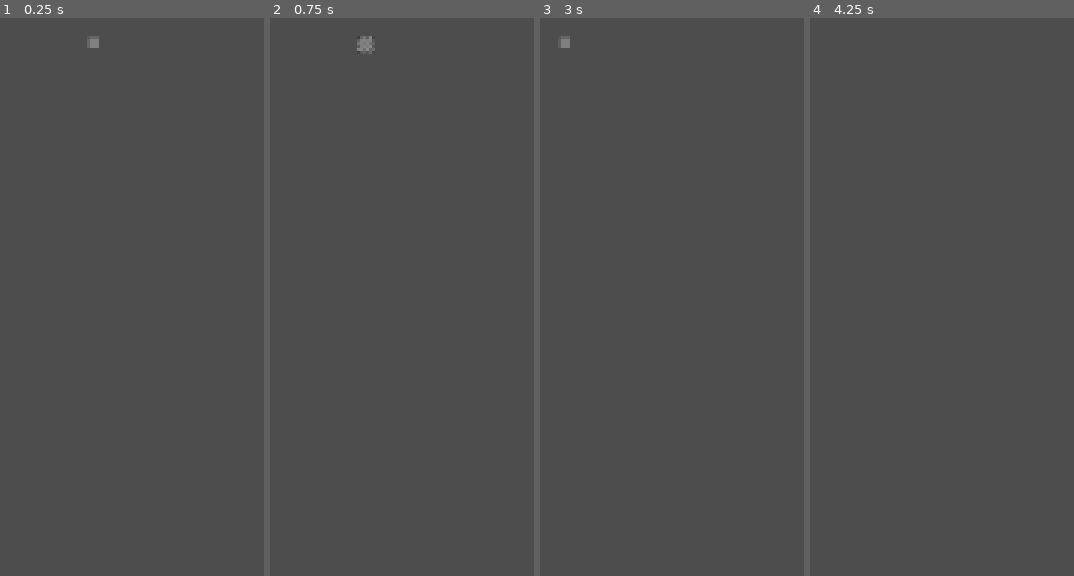
Above: before the commit, frames 1-4 (left to right).
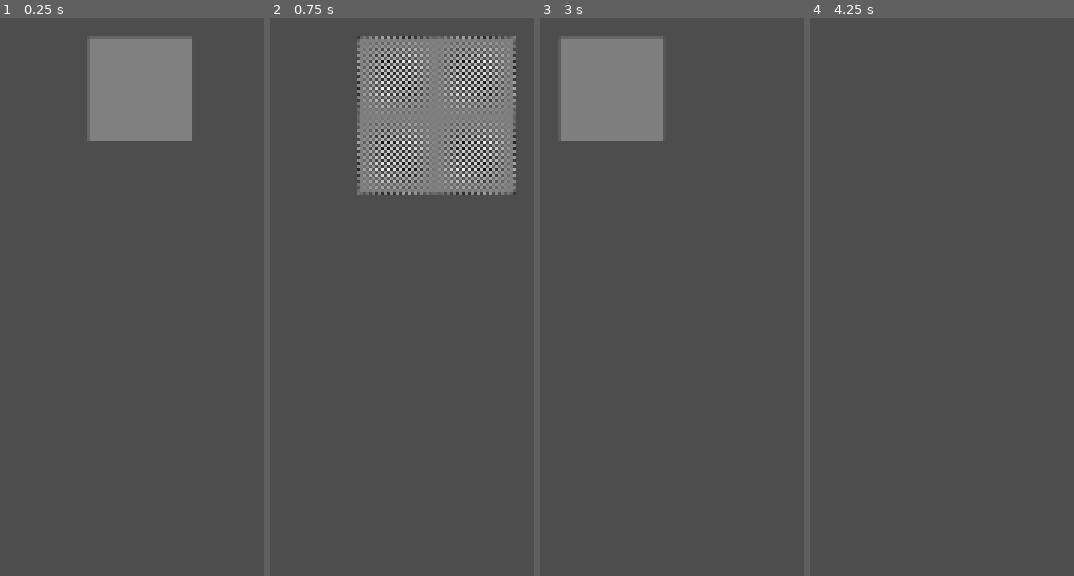
Above: after the commit, the same moments.

Repository: EricBroyles/TheCityPlannersDuelEngine
Game: Godot game, scene res://Scenes/Main.tscn
The game is run twice, just before and just after one commit, with the same random seed, the same clock (stepped at 60 frames per second) and the same inputs. The project has no main scene, so this scene is started directly.
Inputs (mouse positions are in pixels of both pictures, inside the frame that each line leads up to):
- Up to frame 1 (0.25 s): no input
- Up to frame 2 (0.75 s): tap Enter at 0.5 s; move the mouse to (outside the picture) at 0.52 s; tap Mouse wheel up (zoom camera in) at 0.6 s; click (outside the picture) at 0.67 s
- Up to frame 3 (3 s): tap Mouse wheel down (zoom camera out) at 0.8, 1.35 s; tap Space at 1.25, 2.75 s; move the mouse to (outside the picture) at 1.27 s; click (outside the picture) at 1.42 s; tap Tab (increase, bound only after the commit) at 1.55, 2.1 s; tap Enter at 2 s; move the mouse to (outside the picture) at 2.02 s; click (outside the picture) at 2.17 s; tap Mouse wheel up (zoom camera in) at 2.3 s; move the mouse to (outside the picture) at 2.77 s; tap D (move camera east) at 2.85 s; click (outside the picture) at 2.92 s
- Up to frame 4 (4.25 s): tap Mouse wheel down (zoom camera out) at 3.05 s; tap Enter at 3.5 s; move the mouse to (outside the picture) at 3.52 s; hold W (move camera north) from 3.53 s (still down); click (outside the picture) at 3.67 s; tap Tab (increase, bound only after the commit) at 3.8 s; tap Escape (clear, bound only after the commit) at 4.15 s

The runs differ from the first frame. In frame 1, 7.4% of the frame differs, in the area x 32-73%, y 3-23%; in frame 2, 13%, in the area x 32-94%, y 3-32%; in frame 3, 7.2%; in frame 4, nothing differs.

Commit message:
code setup and layout of files and basic definitions

Diff:
--- a/thecityplannersduelengine/Scenes/Main.tscn
+++ b/thecityplannersduelengine/Scenes/Main.tscn
@@ -1,14 +1,34 @@
-[gd_scene load_steps=4 format=3 uid="uid://bjpmht1ig2xuo"]
+[gd_scene load_steps=7 format=3 uid="uid://bjpmht1ig2xuo"]
 
-[ext_resource type="Script" uid="uid://bk8u71a0fp1nu" path="res://Scripts/EngineManager.gd" id="1_r150o"]
-[ext_resource type="Script" uid="uid://c8bllydr26a6x" path="res://Scripts/GameboardBaseTexture.gd" id="2_idj7w"]
+[ext_resource type="Script" uid="uid://bk8u71a0fp1nu" path="res://Scripts/Main.gd" id="1_r150o"]
 [ext_resource type="Script" uid="uid://cnfrn37nbyr8v" path="res://Scripts/Camera.gd" id="2_kln2b"]
+[ext_resource type="Script" uid="uid://6a153d6v54ts" path="res://Scripts/InputManager.gd" id="2_pbw6q"]
+[ext_resource type="Script" uid="uid://cdnxvpxmfnxev" path="res://Scripts/GameboardPlacer.gd" id="4_rgh2o"]
+[ext_resource type="Script" uid="uid://ctf1rms064gx4" path="res://Scripts/GameboardViewer.gd" id="4_v1gob"]
+[ext_resource type="Script" uid="uid://bsmfp0isa7bqw" path="res://Scripts/Gameboard.gd" id="5_v1gob"]
 
 [node name="Main" type="Node2D"]
 script = ExtResource("1_r150o")
 
+[node name="InputManager" type="Node" parent="."]
+script = ExtResource("2_pbw6q")
+
+[node name="GameboardPlacer" type="Node2D" parent="InputManager"]
+script = ExtResource("4_rgh2o")
+
 [node name="Camera" type="Camera2D" parent="."]
 script = ExtResource("2_kln2b")
 
-[node name="GameboardBaseTexture" type="Node2D" parent="."]
-script = ExtResource("2_idj7w")
+[node name="Gameboard" type="Node" parent="."]
+unique_name_in_owner = true
+script = ExtResource("5_v1gob")
+
+[node name="GameboardViewer" type="Node2D" parent="."]
+unique_name_in_owner = true
+script = ExtResource("4_v1gob")
+
+[node name="CellsStaticSprite" type="Sprite2D" parent="GameboardViewer"]
+unique_name_in_owner = true
+
+[node name="TriSubCellsMesh" type="MultiMeshInstance2D" parent="GameboardViewer"]
+unique_name_in_owner = true
--- /dev/null
+++ b/thecityplannersduelengine/Scenes/TriSubCellNode.tscn
@@ -0,0 +1,9 @@
+[gd_scene format=3 uid="uid://djw1cr3fremji"]
+
+[node name="TriSubCellNode" type="Node2D"]
+
+[node name="Polygon2D" type="Polygon2D" parent="."]
+position = Vector2(-5, -5)
+color = Color(0.501961, 0.501961, 0.501961, 1)
+polygon = PackedVector2Array(5, 5, 0, 10, 10, 10)
+uv = PackedVector2Array(0, 0, 0, 99, 100, 99)
--- a/thecityplannersduelengine/Scripts/Camera.gd
+++ b/thecityplannersduelengine/Scripts/Camera.gd
@@ -15,19 +15,9 @@
 	zoom = Vector2(start_zoom, start_zoom)
 
 func _process(delta: float) -> void:
+	EngineData.mouse_position = get_global_mouse_position()
 	perform_move(delta)
-	perform_zoom(delta)
-
-func perform_zoom(delta: float) -> void:
-	zoom_change = Vector2.ZERO
-	if Input.is_action_just_released("zoom camera in"):
-		zoom_change = Vector2.ONE * zoom_speed
-	if Input.is_action_just_released("zoom camera out"):
-		zoom_change = Vector2.ONE * -zoom_speed
-	if zoom_change != Vector2.ZERO:
-		zoom_change += zoom
-		zoom = Vector2(clamp(zoom_change.x, zoom_out_limit, zoom_in_limit),
-					   clamp(zoom_change.y, zoom_out_limit, zoom_in_limit))
+	perform_zoom()
 
 func perform_move(delta: float):
 	movement_dirvec = Vector2.ZERO
@@ -41,3 +31,14 @@
 		movement_dirvec.x += 1
 	req_movement = movement_dirvec.normalized() * move_speed * delta * 1/zoom
 	position += req_movement
+
+func perform_zoom() -> void:
+	zoom_change = Vector2.ZERO
+	if Input.is_action_just_released("zoom camera in"):
+		zoom_change = Vector2.ONE * zoom_speed
+	if Input.is_action_just_released("zoom camera out"):
+		zoom_change = Vector2.ONE * -zoom_speed
+	if zoom_change != Vector2.ZERO:
+		zoom_change += zoom
+		zoom = Vector2(clamp(zoom_change.x, zoom_out_limit, zoom_in_limit),
+					   clamp(zoom_change.y, zoom_out_limit, zoom_in_limit))
--- a/thecityplannersduelengine/Scripts/EngineData.gd
+++ b/thecityplannersduelengine/Scripts/EngineData.gd
@@ -1,6 +1,17 @@
+##Global
 extends Node
 
-const GAMEBOARD_MATRIX_ROWS: int = 10
-const GAMEBOARD_MATRIX_COLS: int = 10
-const GAMEBOARD_MATRIX_CELL_WIDTH: int = 10 #px
-var gameboard_matrix: GameboardMatrix = GameboardMatrix.create_empty(GAMEBOARD_MATRIX_ROWS, GAMEBOARD_MATRIX_COLS)
+const GB_ROWS: int = 100
+const GB_COLS: int = 100
+const GB_CELL_WIDTH: int = 10 #px
+
+var mouse_position: Vector2
+
+enum INPUT_STATES {
+	NONE,
+	ROAD,
+	WALKWAY,
+	BARRIER, #?
+	DIRECTION_ARROWS,  #?
+}
+var input_state: int = INPUT_STATES.NONE
--- a/thecityplannersduelengine/Scripts/EngineManager.gd
+++ /dev/null
@@ -1,14 +0,0 @@
-extends Node
-
-class_name EngineManager
-
-
-
-
-func _ready() -> void:
-	EngineData.gameboard_matrix.print_contents()
-
-
-
-
-## click r, click somthing to activate
--- /dev/null
+++ b/thecityplannersduelengine/Scripts/Gameboard.gd
@@ -0,0 +1,9 @@
+extends Node
+class_name Gameboard
+
+@onready var gameboard_viewer: GameboardViewer = %GameboardViewer
+
+var matrix: GameboardMatrix
+
+func _ready() -> void:
+	matrix = GameboardMatrix.create_empty(EngineData.GB_ROWS, EngineData.GB_COLS)
--- a/thecityplannersduelengine/Scripts/GameboardBaseTexture.gd
+++ /dev/null
@@ -1,21 +0,0 @@
-extends Node2D
-
-func _ready() -> void:
-	var base_texture: Sprite2D = Sprite2D.new()
-	base_texture.texture = get_base_texture(EngineData.GAMEBOARD_MATRIX_ROWS, EngineData.GAMEBOARD_MATRIX_COLS, EngineData.GAMEBOARD_MATRIX_CELL_WIDTH)
-	base_texture.centered = false
-	add_child(base_texture)
-
-func get_base_texture(rows: int, cols: int, cell_width: int) -> Texture2D:
-	var texture_width: int = cols * cell_width
-	var texture_height: int = rows * cell_width
-
-	var img: Image = Image.create(texture_width, texture_height, false, Image.FORMAT_RGB8)
-	for r in rows:
-		for c in cols:
-			var color: Color = Color.BLACK if (r + c) % 2 == 0 else Color.WHITE
-			for y in cell_width:
-				for x in cell_width:
-					img.set_pixel(c * cell_width + x, r * cell_width + y, color)
-	var texture: Texture2D = ImageTexture.create_from_image(img)
-	return texture
--- /dev/null
+++ b/thecityplannersduelengine/Scripts/GameboardPlacer.gd
@@ -0,0 +1,3 @@
+extends Node
+
+##purley visual tool. the actual input comes from INput manager
--- /dev/null
+++ b/thecityplannersduelengine/Scripts/GameboardViewer.gd
@@ -0,0 +1,34 @@
+extends Node2D
+class_name GameboardViewer
+
+## Purpose: To handle the visualization of the Gameboard.
+## This does not store the gameboard or modify the gameboard.
+## This will read the gameboard and update the visuals as needed.
+
+@onready var cells_static_sprite: Sprite2D = %CellsStaticSprite
+@onready var trisubcells_mesh: MultiMeshInstance2D = %TriSubCellsMesh
+
+func _ready() -> void:
+	init_cells_static_sprite()
+
+func init_cells_static_sprite() -> void:
+	#create the grid of black and white cells sprite
+	var rows: int = EngineData.GB_ROWS
+	var cols: int = EngineData.GB_COLS
+	var cell_width = EngineData.GB_CELL_WIDTH
+	cells_static_sprite.texture = create_cells_static_texture(rows, cols, cell_width)
+	cells_static_sprite.centered = false
+
+func create_cells_static_texture(rows: int, cols: int, cell_width: int) -> Texture2D:
+	var texture_width: int = cols * cell_width
+	var texture_height: int = rows * cell_width
+
+	var img: Image = Image.create(texture_width, texture_height, false, Image.FORMAT_RGB8)
+	for r in rows:
+		for c in cols:
+			var color: Color = Color.BLACK if (r + c) % 2 == 0 else Color.WHITE
+			for y in cell_width:
+				for x in cell_width:
+					img.set_pixel(c * cell_width + x, r * cell_width + y, color)
+	var texture: Texture2D = ImageTexture.create_from_image(img)
+	return texture
--- /dev/null
+++ b/thecityplannersduelengine/Scripts/InputManager.gd
@@ -0,0 +1,79 @@
+extends Node
+
+class_name InputManager
+
+func _input(event: InputEvent) -> void:
+
+	if event.is_action_released("clear"):
+		clear_state()
+
+
+	if event.is_action_released("road"):
+		clear_state()
+		EngineData.input_state = EngineData.INPUT_STATES.ROAD
+		#close whatever other state was there
+		#oppen the GameboardPlacer
+
+	if event.is_action_released("walkway"):
+		clear_state()
+		EngineData.input_state = EngineData.INPUT_STATES.WALKWAY
+
+
+
+
+	if event.is_action_released("help"):
+		print("--- Custom Input Actions ---")
+		for action_name in Utils.get_custom_input_action_names():
+			var events := InputMap.action_get_events(action_name)
+			var event_texts: Array[String] = []
+			for ev in events:
+				event_texts.append(ev.as_text())
+			print("%s --> %s" % [action_name, ", ".join(event_texts)])
+		print("--- End of List ---")
+
+	pass
+
+
+func clear_state() -> void:
+	EngineData.input_state = EngineData.INPUT_STATES.NONE
+
+
+
+
+#func _process(delta: float) -> void:
+	#print(EngineData.mouse_position)
+#
+#func _input(event: InputEvent) -> void:
+	#handle_input(event)
+#
+	#
+		#
+#
+#func handle_input(event: InputEvent) -> void:
+	#if event.is_action_released("help"):
+		#for action_name in Utils.get_custom_input_action_names():
+			#print(action_name, " --> " , InputMap.action_get_events(action_name))
+			#
+	##if event.is_action_released("road"):
+		#
+			#
+	#
+#
+	#
+	#
+	#
+	##if Input.is_action_just_released("help"):
+		##for action_name in InputMap.get_actions():
+			##var events = InputMap.get_action_list(action_name)
+			##var keys := []
+			##for e in events:
+				##if e is InputEventKey:
+					##keys.append(OS.get_keycode_string(e.keycode))
+				##else:
+					##keys.append(str(e))
+			##print(action_name, " -> ", keys)
+	##elif Input.is_action_just_released("clear"):
+		##pass
+		##
+	##elif Input.is_action_just_released("increase"):
+		##pass
--- /dev/null
+++ b/thecityplannersduelengine/Scripts/Main.gd
@@ -0,0 +1,2 @@
+extends Node
+class_name Main
--- /dev/null
+++ b/thecityplannersduelengine/Scripts/Utils.gd
@@ -0,0 +1,38 @@
+class_name Utils
+##Use this by calling Utils.function(), not global
+
+static func get_custom_input_action_names() -> Array:
+	#this returns a list of all the actions I specified in Project Settings -> Input Map
+	#wihtout all the default ones set by godot
+	var all_actions = InputMap.get_actions()
+	var custom_actions = []
+	for action in all_actions:
+		if not action.begins_with("ui_"):
+			custom_actions.append(action)
+	return custom_actions
+
+#static func event_to_string(ev: InputEvent) -> String:
+	#match ev:
+		#InputEventKey:
+			#var txt := OS.get_keycode_string(ev.physical_keycode)
+			#var mods := []
+			#if ev.ctrl_pressed: mods.append("Ctrl")
+			#if ev.alt_pressed: mods.append("Alt")
+			#if ev.shift_pressed: mods.append("Shift")
+			#if ev.meta_pressed: mods.append("Meta")
+			#if mods.size() > 0:
+				#return str(mods) + " + " + txt
+			#return txt
+#
+		#InputEventMouseButton:
+			#match ev.button_index:
+				#MOUSE_BUTTON_LEFT:   return "Left Click"
+				#MOUSE_BUTTON_RIGHT:  return "Right Click"
+				#MOUSE_BUTTON_MIDDLE: return "Middle Click"
+				#_:             return "Mouse Button %d" % ev.button_index
+#
+		#InputEventJoypadButton:
+			#return "Joypad Button %d" % ev.button_index
+#
+		#_:
+			#return str(ev)
--- a/thecityplannersduelengine/project.godot
+++ b/thecityplannersduelengine/project.godot
@@ -54,6 +54,46 @@
 "events": [Object(InputEventMouseButton,"resource_local_to_scene":false,"resource_name":"","device":-1,"window_id":0,"a …(253 unchanged characters)…
 ]
 }
+clear={
+"deadzone": 0.2,
+"events": [Object(InputEventKey,"resource_local_to_scene":false,"resource_name":"","device":-1,"window_id":0,"alt_pressed":false,"shift_pressed":false,"ctrl_pressed":false,"meta_pressed":false,"pressed":false,"keycode":0,"physical_keycode":4194305,"key_label":0,"unicode":0,"location":0,"echo":false,"script":null)
+]
+}
+help={
+"deadzone": 0.2,
+"events": [Object(InputEventKey,"resource_local_to_scene":false,"resource_name":"","device":-1,"window_id":0,"alt_pressed":false,"shift_pressed":false,"ctrl_pressed":true,"meta_pressed":false,"pressed":false,"keycode":0,"physical_keycode":72,"key_label":0,"unicode":0,"location":0,"echo":false,"script":null)
+]
+}
+road={
+"deadzone": 0.2,
+"events": [Object(InputEventKey,"resource_local_to_scene":false,"resource_name":"","device":-1,"window_id":0,"alt_pressed":false,"shift_pressed":false,"ctrl_pressed":true,"meta_pressed":false,"pressed":false,"keycode":0,"physical_keycode":82,"key_label":0,"unicode":0,"location":0,"echo":false,"script":null)
+]
+}
+walkway={
+"deadzone": 0.2,
+"events": [Object(InputEventKey,"resource_local_to_scene":false,"resource_name":"","device":-1,"window_id":0,"alt_pressed":false,"shift_pressed":false,"ctrl_pressed":true,"meta_pressed":false,"pressed":false,"keycode":0,"physical_keycode":87,"key_label":0,"unicode":0,"location":0,"echo":false,"script":null)
+]
+}
+decrease={
+"deadzone": 0.2,
+"events": [Object(InputEventKey,"resource_local_to_scene":false,"resource_name":"","device":-1,"window_id":0,"alt_pressed":false,"shift_pressed":false,"ctrl_pressed":false,"meta_pressed":false,"pressed":false,"keycode":0,"physical_keycode":4194308,"key_label":0,"unicode":0,"location":0,"echo":false,"script":null)
+]
+}
+increase={
+"deadzone": 0.2,
+"events": [Object(InputEventKey,"resource_local_to_scene":false,"resource_name":"","device":-1,"window_id":0,"alt_pressed":false,"shift_pressed":false,"ctrl_pressed":false,"meta_pressed":false,"pressed":false,"keycode":0,"physical_keycode":4194306,"key_label":0,"unicode":0,"location":0,"echo":false,"script":null)
+]
+}
+"place on gameboard"={
+"deadzone": 0.2,
+"events": [Object(InputEventMouseButton,"resource_local_to_scene":false,"resource_name":"","device":-1,"window_id":0,"alt_pressed":false,"shift_pressed":false,"ctrl_pressed":false,"meta_pressed":false,"button_mask":1,"position":Vector2(222, 22),"global_position":Vector2(231, 70),"factor":1.0,"button_index":1,"canceled":false,"pressed":true,"double_click":false,"script":null)
+]
+}
+"remove from gameboard"={
+"deadzone": 0.2,
+"events": [Object(InputEventMouseButton,"resource_local_to_scene":false,"resource_name":"","device":-1,"window_id":0,"alt_pressed":false,"shift_pressed":false,"ctrl_pressed":false,"meta_pressed":false,"button_mask":2,"position":Vector2(165, 14),"global_position":Vector2(174, 62),"factor":1.0,"button_index":2,"canceled":false,"pressed":true,"double_click":false,"script":null)
+]
+}
 
 [rendering]
 
Not shown, added: thecityplannersduelengine/Scripts/Gameboard.gd.uid
Not shown, removed: thecityplannersduelengine/Scripts/GameboardBaseTexture.gd.uid
Not shown, added: thecityplannersduelengine/Scripts/GameboardPlacer.gd.uid
Not shown, added: thecityplannersduelengine/Scripts/GameboardViewer.gd.uid
Not shown, added: thecityplannersduelengine/Scripts/InputManager.gd.uid
Renamed: thecityplannersduelengine/Scripts/EngineManager.gd.uid -> thecityplannersduelengine/Scripts/Main.gd.uid
Not shown, added: thecityplannersduelengine/Scripts/Utils.gd.uid
